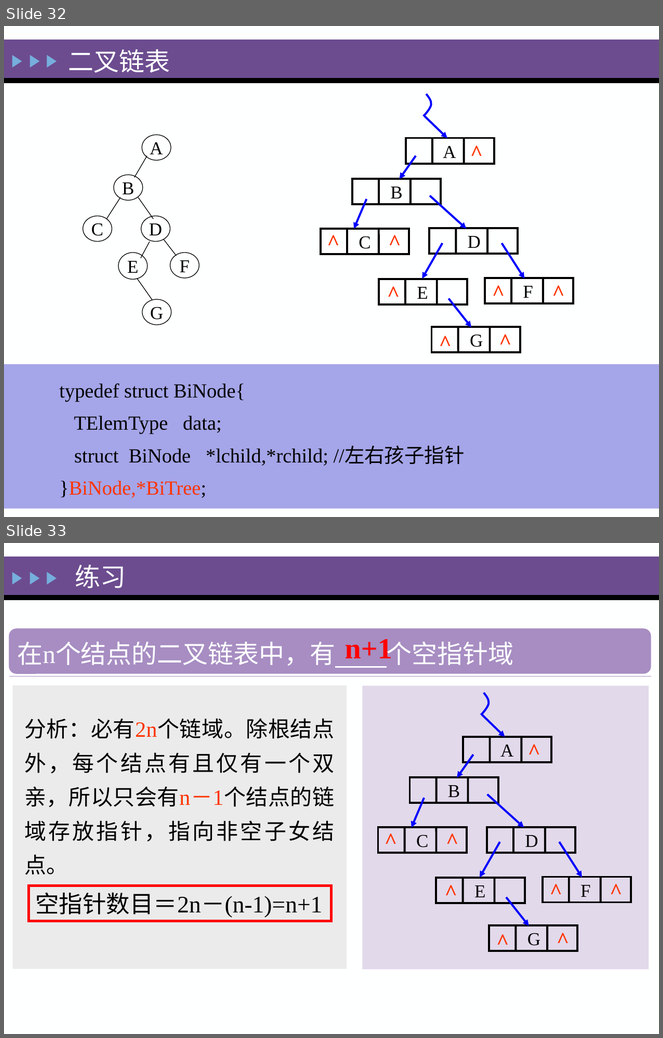
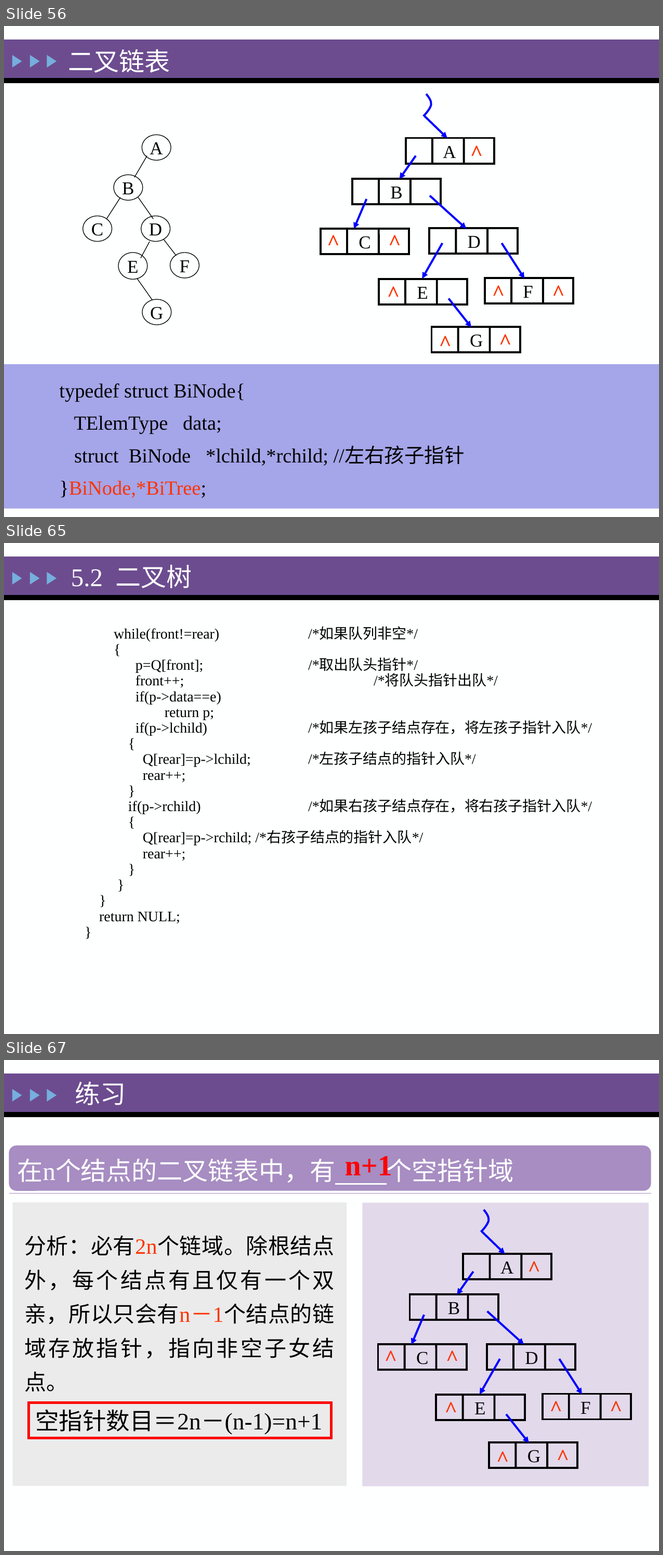
Before and after one commit to zeemeil/zeemeil.github.io, a slide deck: files/2025_1_DS/0402_DS_Tree.pptx. Shown one above the other, each under a label of ours: slides 32 and 33 before the commit, slides 56, 65 and 67 after it; the slides between them are not shown. The pictures are 663x1038 and 663x1555 pixels, drawn with LibreOffice and Linux fonts; fonts in the diff are those of the drawing. Boxes give left, top, right and bottom in pixels: in the first picture for what was removed or moved away, otherwise in the second. Text is boxed around its words. In the diff, an @@ line names an element or a change of style, - is before the commit and + after.

```diff
--- a/files/2025_1_DS/0402_DS_Tree.pptx
+++ b/files/2025_1_DS/0402_DS_Tree.pptx
@@ slide 65 added at bbox=[4, 543, 659, 1034], background #FEFFFF; not listed: 5 template elements that a slide beside it also shows @@
@@ title added at bbox=[71, 565, 192, 588], 28 pt, text #FEFFFF @@
+5.2 二叉树
@@ text added at bbox=[99, 627, 592, 924], 16 pt, text #000000 @@
+while(front!=rear) /*如果队列非空*/
+{
+p=Q[front]; /*取出队头指针*/
+front++; /*将队头指针出队*/
+if(p->data==e)
+return p;
+if(p->lchild) /*如果左孩子结点存在，将左孩子指针入队*/
+{
+Q[rear]=p->lchild; /*左孩子结点的指针入队*/
+rear++;
+}
+if(p->rchild) /*如果右孩子结点存在，将右孩子指针入队*/
+{
+Q[rear]=p->rchild; /*右孩子结点的指针入队*/
+rear++;
+}
+}
+}
+return NULL;
+}
@@ what was slide 32 is now slide 56 @@
@@ what was slide 33 is now slide 67 @@
```
Also in this commit, not shown: 2 slides changed, 37 other slides added, 7 other files.
